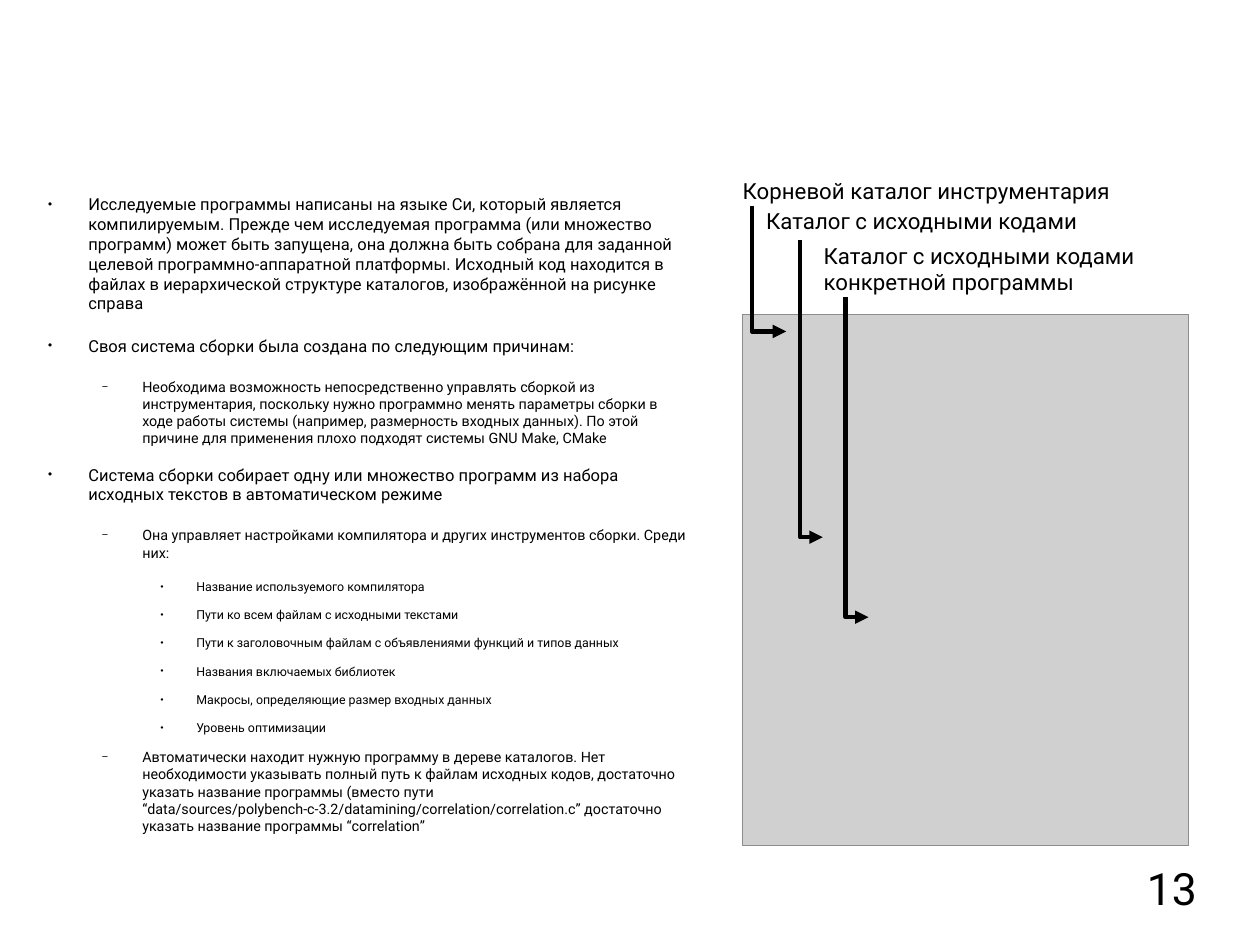
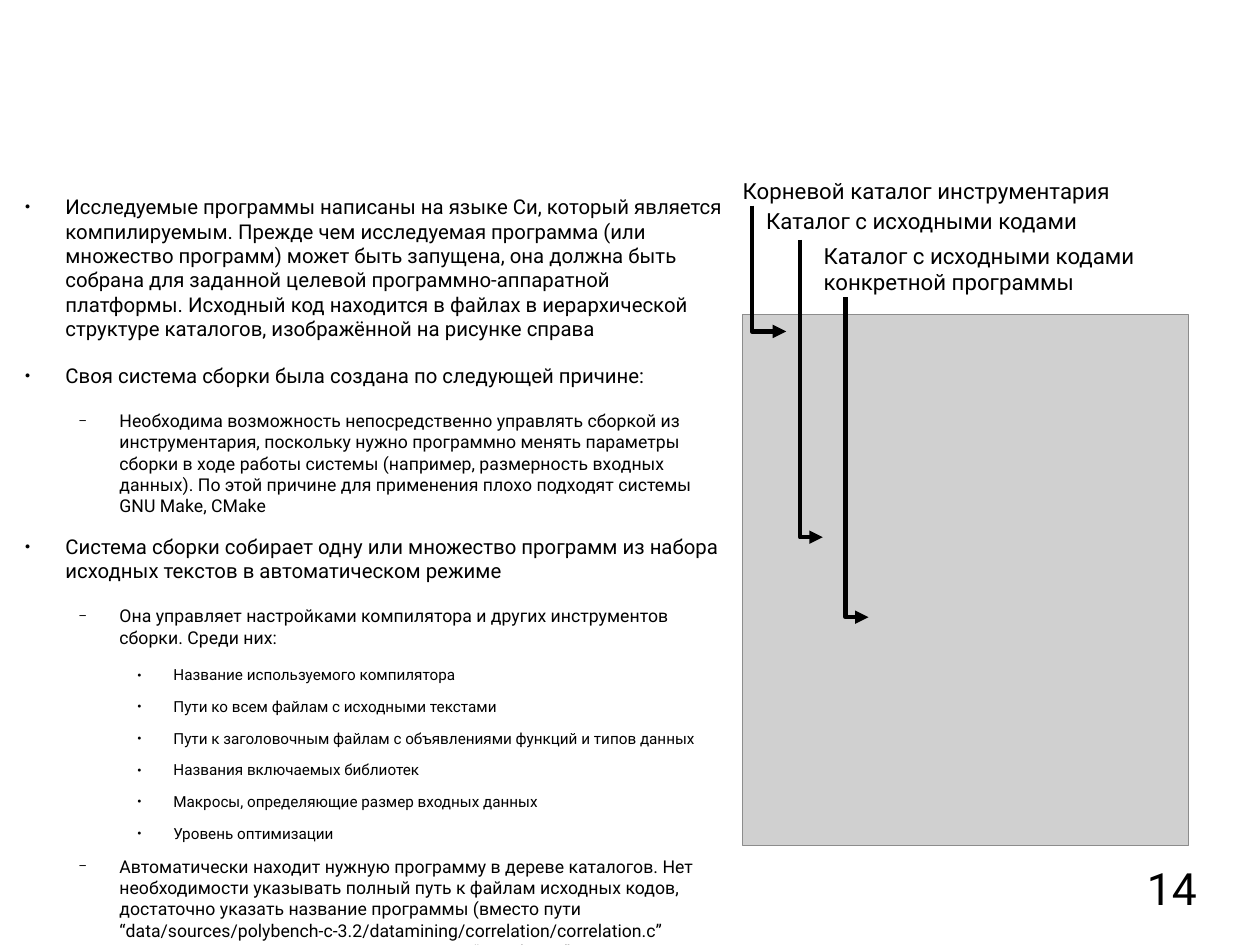
Before and after one commit to mkpankov/adaptor, a slide deck: slide 14 of diploma/defense/brochure.odp (slide 13 before the commit). Drawn at 1260x945 pixels with LibreOffice and Linux fonts; fonts in the diff are those of the drawing; grey boxes stand for pictures; background and template pictures are left out. Boxes give left, top, right and bottom in pixels: in the first picture for what was removed or moved away, otherwise in the second. Text is boxed around its words. In the diff, an @@ line names an element or a change of style, - is before the commit and + after.

```diff
--- a/diploma/defense/brochure.odp
+++ b/diploma/defense/brochure.odp
@@ text "Исследуемые программы написаны на языке ...": place and size @@
-text "Исследуемые программы написаны на языке ..." at (88,198,686,834)
+text "Исследуемые программы написаны на языке ..." at (65,199,721,919)
@@ text at (65,199,721,919): size 10.4 to 12.8 pt in "Исследуемые программы написаны на языке Си, который ...", "Система сборки собирает одну или множество программ ..."; size 9.1 to 11.2 pt in "Необходима возможность непосредственно управлять сборкой из  ...", "Она управляет настройками компилятора и других инструментов ...", "Автоматически находит нужную программу в дереве каталогов. ..."; size 7.8 to 9.6 pt in "Название используемого компилятора", "Пути ко всем файлам с исходными текстами", "Пути к заголовочным файлам с объявлениями функций ...", "Названия включаемых библиотек" and 2 more places @@
@@ text at (65,367,644,388): text changed; size 10.4 to 12.8 pt @@
-● Своя система сборки была создана по следующим причинам:
+● Своя система сборки была создана по следующей причине:
@@ page number at (1147,873,1197,905): text changed @@
-13
+14
```
Also in this commit, not shown: 1 slide added.
